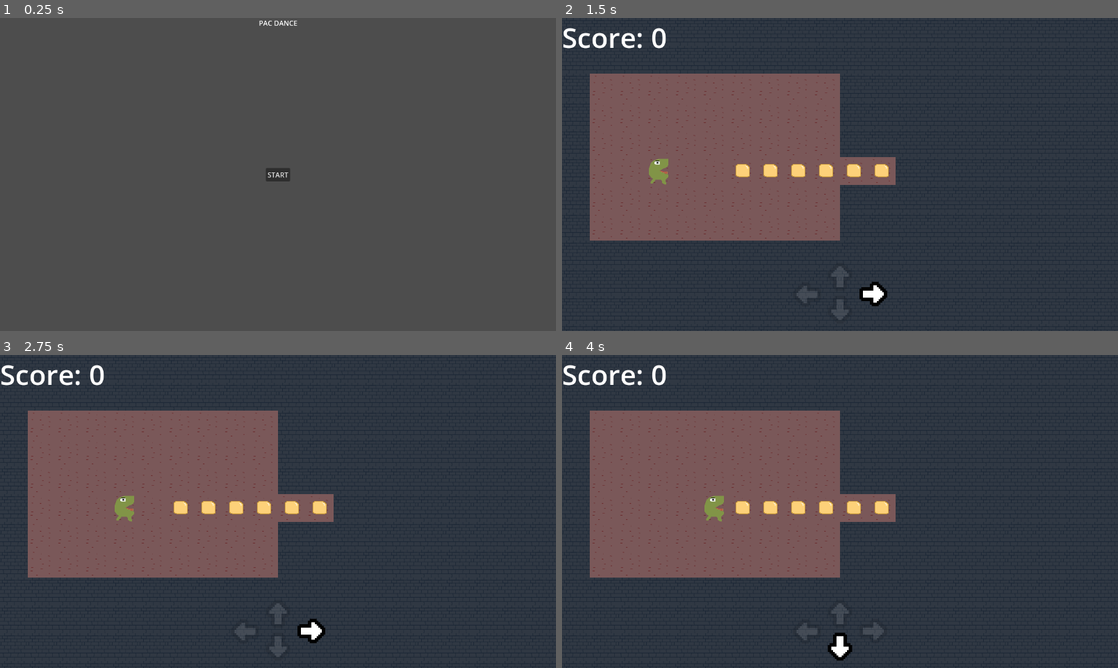
Above: before the commit, frames 1-4 (two rows, left to right).
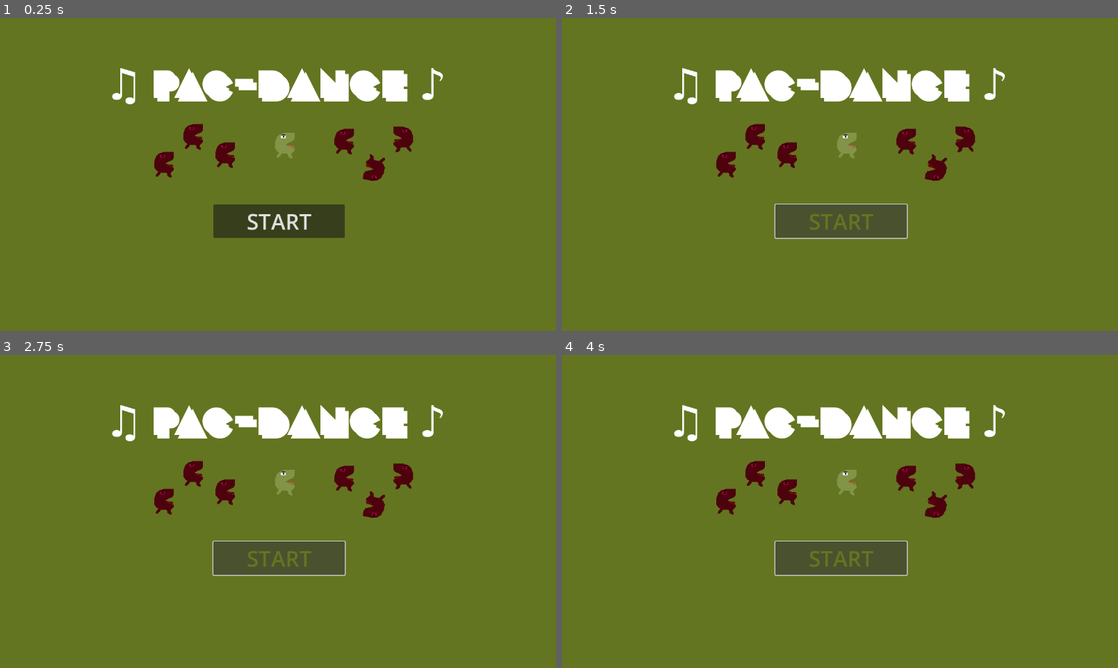
Above: after the commit, the same moments.

Repository: lilyreese/pac-dance
Game: Godot game, scene res://game/game.tscn
Two runs of this game, one before a commit and one after it. Both use one fixed random seed, a clock stepped at 60 frames per second and the inputs below. Sound files missing from this copy of the repository are replaced by a short silence.
Inputs (mouse positions are in pixels of both pictures, inside the frame that each line leads up to):
- Up to frame 1 (0.25 s): no input
- Up to frame 2 (1.5 s): click (845, 212) at 0.5 s, where only the run after the commit has a clickable "Back to Menu"; click "START" at 1.25 s
- Up to frame 3 (2.75 s): click (278, 558) at 2 s, where only the run after the commit has a clickable "START"
- Up to frame 4 (4 s): hold D (move_right) 2.78-3.53 s; tap Enter at 3.5 s; hold S (move_down) from 3.53 s (still down)

The runs differ from the first frame. In frame 1, 100% of the frame differs, in the area x 0-100%, y 0-100%; in frame 2, 100%; in frame 3, 100%; in frame 4, 100%.
Error after the commit: Trying to assign value of type 'Control' to a variable of type 'main_manu.gd'. (res://game/game.gd:3)

Commit message:
feat: improve game logic when switching menus and add music

Diff:
--- a/game/game.gd
+++ b/game/game.gd
@@ -1,17 +1,21 @@
 class_name Game extends Node2D
 
-@onready var main_menu: Main_Menu = $CanvasLayer/MainManu
+@onready var main_menu: Main_Menu = $CanvasLayer/MainMenu
 @onready var game_over: Game_Over = $CanvasLayer/GameOver
+@onready var audio_node = $CanvasLayer/MainMenu/BackgroundMusic
+
 
 const GAME_BOARD_SCENE = preload("res://game_board/game_board.tscn")
 var game_board:Game_Board
 # Called when the node enters the scene tree for the first time.
 func _ready() -> void:
+	game_over.hide()
 	main_menu.start_game.connect(_on_start_game)
 
 func _on_start_game() -> void:
 	main_menu.hide()
 	game_board = GAME_BOARD_SCENE.instantiate()
+	audio_node.stop()
 	add_child(game_board)
 
 	game_board.game_finished.connect(_on_game_over)
@@ -25,6 +29,7 @@
 	game_over.score(score)
 
 func _on_back_pressed() -> void:
+	game_over.hide()
+	game_over.back.disconnect(_on_back_pressed)
 	main_menu.show()
-	game_over.back.disconnect(_on_back_pressed)
-	game_over.hide()
+	audio_node.play()
--- a/game/game.tscn
+++ b/game/game.tscn
@@ -1,15 +1,70 @@
-[gd_scene load_steps=4 format=3 uid="uid://b85q2mgl166h"]
+[gd_scene load_steps=7 format=3 uid="uid://b85q2mgl166h"]
 
-[ext_resource type="Script" path="res://game/main_manu.gd" id="1_5jfam"]
+[ext_resource type="Script" path="res://game/main_menu.gd" id="1_5jfam"]
 [ext_resource type="Script" path="res://game/game.gd" id="1_vtonm"]
+[ext_resource type="FontFile" uid="uid://boh7kowsnm843" path="res://assets/fonts/Crackman Back.otf" id="3_l43h6"]
 [ext_resource type="Script" path="res://game/game_over.gd" id="3_yb4aq"]
+[ext_resource type="Texture2D" uid="uid://cl0hw32bsfmgv" path="res://assets/character.png" id="5_lyqhg"]
+[ext_resource type="AudioStream" uid="uid://c523lbag8323" path="res://playing-pac-man-6783.mp3" id="6_lnaug"]
 
 [node name="Game" type="Node2D"]
 script = ExtResource("1_vtonm")
 
 [node name="CanvasLayer" type="CanvasLayer" parent="."]
 
-[node name="MainManu" type="Control" parent="CanvasLayer"]
+[node name="GameOver" type="Control" parent="CanvasLayer"]
+layout_mode = 3
+anchors_preset = 15
+anchor_right = 1.0
+anchor_bottom = 1.0
+grow_horizontal = 2
+grow_vertical = 2
+script = ExtResource("3_yb4aq")
+
+[node name="ColorRect" type="ColorRect" parent="CanvasLayer/GameOver"]
+layout_mode = 0
+offset_right = 1281.0
+offset_bottom = 728.0
+color = Color(0, 0, 0, 1)
+
+[node name="Label" type="Label" parent="CanvasLayer/GameOver"]
+layout_mode = 1
+anchors_preset = 8
+anchor_left = 0.5
+anchor_top = 0.5
+anchor_right = 0.5
+anchor_bottom = 0.5
+offset_left = -214.0
+offset_top = -158.0
+offset_right = 211.0
+offset_bottom = -17.0
+grow_horizontal = 2
+grow_vertical = 2
+theme_override_colors/font_color = Color(0.863524, 0.441936, 0.254565, 1)
+theme_override_font_sizes/font_size = 50
+text = "GAME OVER
+Score: X"
+horizontal_alignment = 1
+vertical_alignment = 1
+
+[node name="Back" type="Button" parent="CanvasLayer/GameOver"]
+layout_mode = 1
+anchors_preset = 8
+anchor_left = 0.5
+anchor_top = 0.5
+anchor_right = 0.5
+anchor_bottom = 0.5
+offset_left = -118.0
+offset_top = 50.0
+offset_right = 135.0
+offset_bottom = 127.0
+grow_horizontal = 2
+grow_vertical = 2
+theme_override_colors/font_hover_color = Color(0.756812, 0.775971, 0.857299, 1)
+theme_override_font_sizes/font_size = 30
+text = "Back to Menu"
+
+[node name="MainMenu" type="Control" parent="CanvasLayer"]
 layout_mode = 3
 anchors_preset = 15
 anchor_right = 1.0
@@ -18,70 +73,77 @@
 grow_vertical = 2
 script = ExtResource("1_5jfam")
 
-[node name="Label" type="Label" parent="CanvasLayer/MainManu"]
+[node name="ColorRect" type="ColorRect" parent="CanvasLayer/MainMenu"]
+layout_mode = 0
+offset_right = 1298.0
+offset_bottom = 746.0
+color = Color(0.390608, 0.459686, 0.125777, 1)
+
+[node name="pac03" type="Sprite2D" parent="CanvasLayer/MainMenu/ColorRect"]
+modulate = Color(0.599648, 0.0119594, 0.194789, 1)
+position = Vector2(794, 283)
+texture = ExtResource("5_lyqhg")
+
+[node name="pac04" type="Sprite2D" parent="CanvasLayer/MainMenu/ColorRect"]
+modulate = Color(0.599648, 0.0119594, 0.194789, 1)
+position = Vector2(861, 347)
+rotation = -2.93564
+texture = ExtResource("5_lyqhg")
+
+[node name="pac05" type="Sprite2D" parent="CanvasLayer/MainMenu/ColorRect"]
+modulate = Color(0.599648, 0.0119594, 0.194789, 1)
+position = Vector2(927, 278)
+texture = ExtResource("5_lyqhg")
+flip_h = true
+
+[node name="Title" type="RichTextLabel" parent="CanvasLayer/MainMenu"]
+layout_mode = 0
+offset_left = 240.0
+offset_top = 95.0
+offset_right = 1128.0
+offset_bottom = 248.0
+theme_override_fonts/normal_font = ExtResource("3_l43h6")
+theme_override_font_sizes/normal_font_size = 100
+text = "♫ Pac-Dance ♪
+"
+
+[node name="Start" type="Button" parent="CanvasLayer/MainMenu"]
 layout_mode = 1
-anchors_preset = 5
-anchor_left = 0.5
-anchor_right = 0.5
-offset_left = -44.5
-offset_right = 44.5
-offset_bottom = 23.0
-grow_horizontal = 2
-text = "PAC DANCE"
-
-[node name="Start" type="Button" parent="CanvasLayer/MainManu"]
-layout_mode = 1
-anchors_preset = 8
-anchor_left = 0.5
-anchor_top = 0.5
-anchor_right = 0.5
-anchor_bottom = 0.5
-offset_left = -28.0
-offset_top = -15.5
-offset_right = 28.0
-offset_bottom = 15.5
+anchors_preset = -1
+anchor_left = 0.483
+anchor_top = 0.587
+anchor_right = 0.483
+anchor_bottom = 0.587
+offset_left = -127.24
+offset_top = 6.35999
+offset_right = 175.76
+offset_bottom = 83.36
 grow_horizontal = 2
 grow_vertical = 2
+theme_override_colors/font_hover_color = Color(0.392157, 0.458824, 0.12549, 1)
+theme_override_font_sizes/font_size = 50
 text = "START
 "
 
-[node name="GameOver" type="Control" parent="CanvasLayer"]
-visible = false
-layout_mode = 3
-anchors_preset = 15
-anchor_right = 1.0
-anchor_bottom = 1.0
-grow_horizontal = 2
-grow_vertical = 2
-script = ExtResource("3_yb4aq")
+[node name="pac03" type="Sprite2D" parent="CanvasLayer/MainMenu"]
+modulate = Color(0.599648, 0.0119594, 0.194789, 1)
+position = Vector2(379, 336)
+texture = ExtResource("5_lyqhg")
 
-[node name="Label" type="Label" parent="CanvasLayer/GameOver"]
-layout_mode = 1
-anchors_preset = 8
-anchor_left = 0.5
-anchor_top = 0.5
-anchor_right = 0.5
-anchor_bottom = 0.5
-offset_left = -43.5
-offset_top = -11.5
-offset_right = 43.5
-offset_bottom = 11.5
-grow_horizontal = 2
-grow_vertical = 2
-text = "Game Over
-Score: 10"
+[node name="pac05" type="Sprite2D" parent="CanvasLayer/MainMenu"]
+modulate = Color(0.599648, 0.0119594, 0.194789, 1)
+position = Vector2(520, 314)
+texture = ExtResource("5_lyqhg")
 
-[node name="Back" type="Button" parent="CanvasLayer/GameOver"]
-layout_mode = 1
-anchors_preset = 8
-anchor_left = 0.5
-anchor_top = 0.5
-anchor_right = 0.5
-anchor_bottom = 0.5
-offset_left = -57.0
-offset_top = 56.0
-offset_right = 57.0
-offset_bottom = 87.0
-grow_horizontal = 2
-grow_vertical = 2
-text = "Back to Menu"
+[node name="pac06" type="Sprite2D" parent="CanvasLayer/MainMenu"]
+modulate = Color(0.599648, 0.0119594, 0.194789, 1)
+position = Vector2(446, 272)
+texture = ExtResource("5_lyqhg")
+
+[node name="pac04" type="Sprite2D" parent="CanvasLayer/MainMenu"]
+position = Vector2(657, 292)
+texture = ExtResource("5_lyqhg")
+
+[node name="BackgroundMusic" type="AudioStreamPlayer2D" parent="CanvasLayer/MainMenu"]
+stream = ExtResource("6_lnaug")
+autoplay = true
Not shown, added: playing-pac-man-6783.mp3.import
Not shown, added: playing-pac-man-6783.mp3
